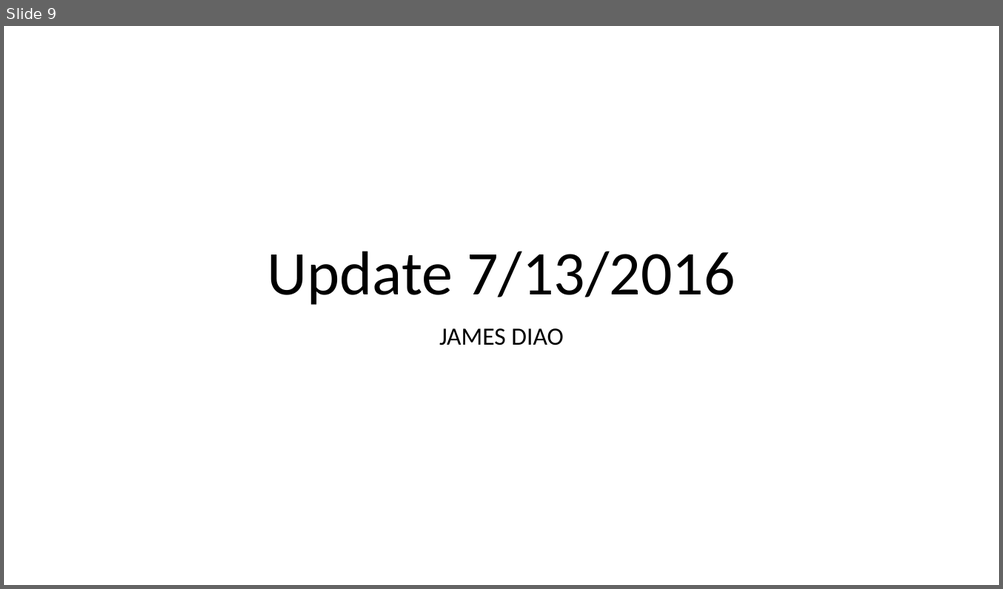
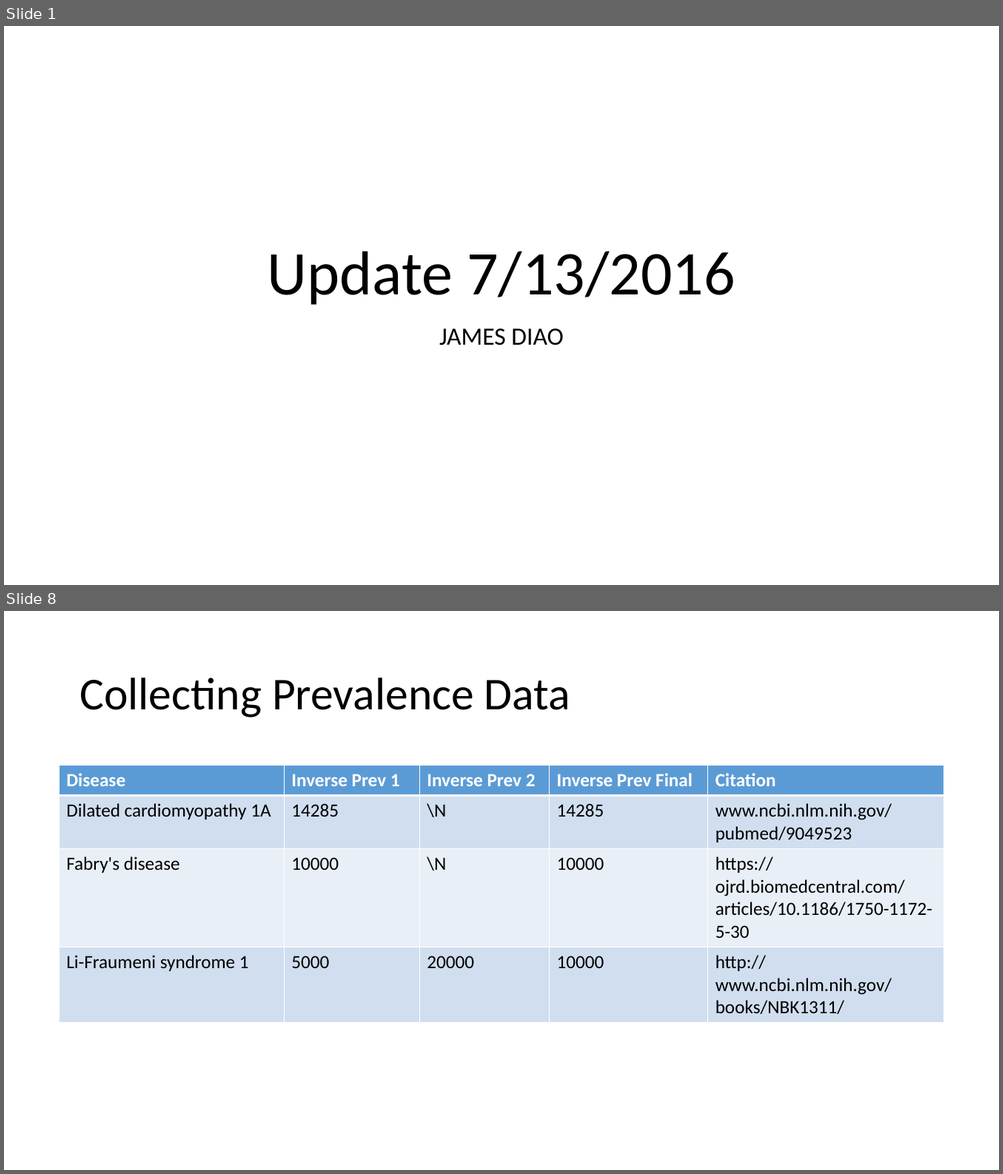
Before and after one commit to dfan/HST-2016, a slide deck: week_5/Presentation_week_5.2.pptx. Shown one above the other, each under a label of ours: slide 9 before the commit, slides 1 and 8 after it; the slides between them are not shown. The pictures are 1003x589 and 1003x1174 pixels, drawn with LibreOffice and Linux fonts; fonts in the diff are those of the drawing. Boxes give left, top, right and bottom in pixels: in the first picture for what was removed or moved away, otherwise in the second. Text is boxed around its words. In the diff, an @@ line names an element or a change of style, - is before the commit and + after.

```diff
--- a/week_5/Presentation_week_5.2.pptx
+++ b/week_5/Presentation_week_5.2.pptx
@@ slide 8 added at [4, 611, 999, 1170], background #FFFFFF @@
@@ title added at [79, 678, 570, 718], 44 pt, text #000000 @@
+Collecting Prevalence Data
@@ table added at [60, 766, 944, 1017], 4 rows, 5 columns @@
+Disease | Inverse Prev 1 | Inverse Prev 2 | Inverse Prev Final | Citation
+Dilated cardiomyopathy 1A | 14285 | \N | 14285 | www.ncbi.nlm.nih.gov/pubmed/9049523
+Fabry's disease | 10000 | \N | 10000 | https://ojrd.biomedcentral.com/articles/10.1186/1750-1172-5-30
+Li-Fraumeni syndrome 1 | 5000 | 20000 | 10000 | http://www.ncbi.nlm.nih.gov/books/NBK1311/
@@ what was slide 9 is now slide 1 @@
```
Also in this commit, not shown: 4 slides changed, 3 other slides added, 12 slides removed, 6 other files.
